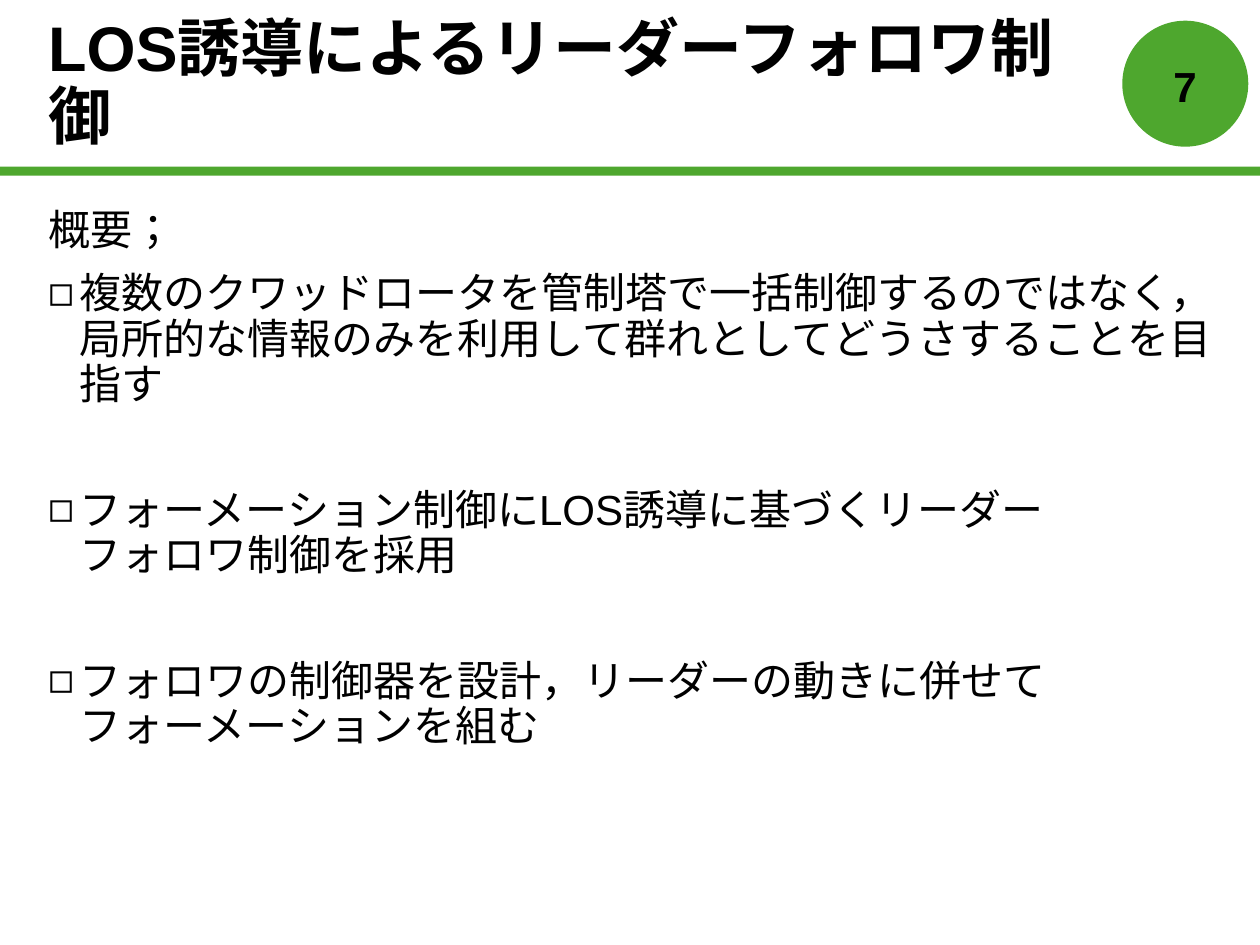
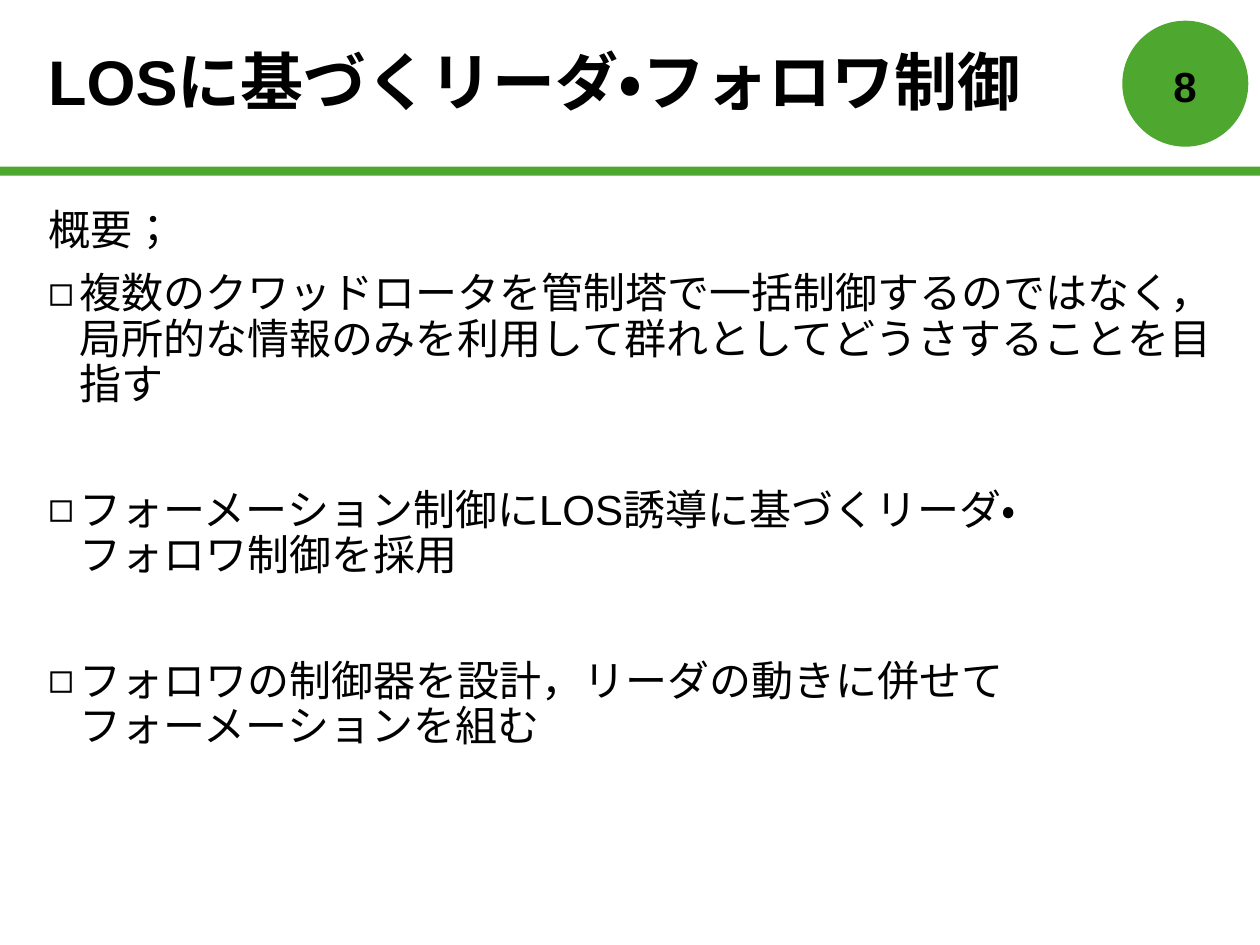
Before and after one commit to forest-book/MatlabLOSFormation, a slide deck: slide 9 of 森本皓斗.pptx (slide 8 before the commit). Drawn at 1260x945 pixels with LibreOffice and Linux fonts; fonts in the diff are those of the drawing. Boxes give left, top, right and bottom in pixels: in the first picture for what was removed or moved away, otherwise in the second. Text is boxed around its words. In the diff, an @@ line names an element or a change of style, - is before the commit and + after.

```diff
--- a/森本皓斗.pptx
+++ b/森本皓斗.pptx
@@ title at [48, 56, 1020, 111]: text changed @@
-LOS誘導によるリーダーフォロワ制御
+LOSに基づくリーダ・フォロワ制御
@@ page number at [1173, 72, 1196, 103]: text changed @@
-7
+8
@@ text at [80, 489, 1016, 745]: text changed @@
-◻ フォーメーション制御にLOS誘導に基づくリーダー
-  フォロワ制御を採用
-◻ フォロワの制御器を設計，リーダーの動きに併せて
-  フォーメーションを組む
+◻ フォーメーション制御にLOS誘導に基づくリーダ・
+  フォロワ制御を採用
+◻ フォロワの制御器を設計，リーダの動きに併せて
+  フォーメーションを組む
```
Also in this commit, not shown: 4 other slides changed, 3 slides added, 3 slides removed.
